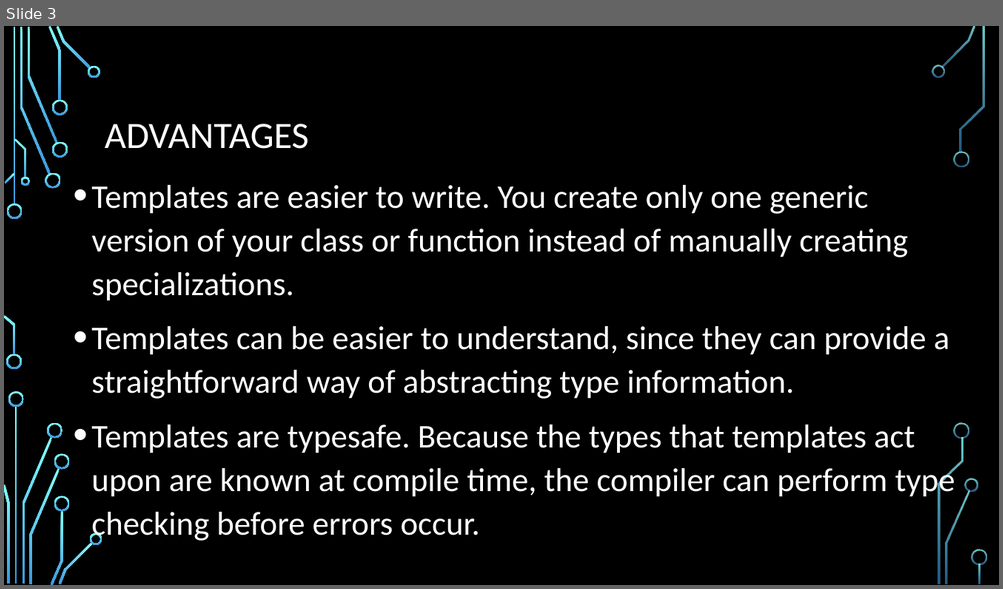
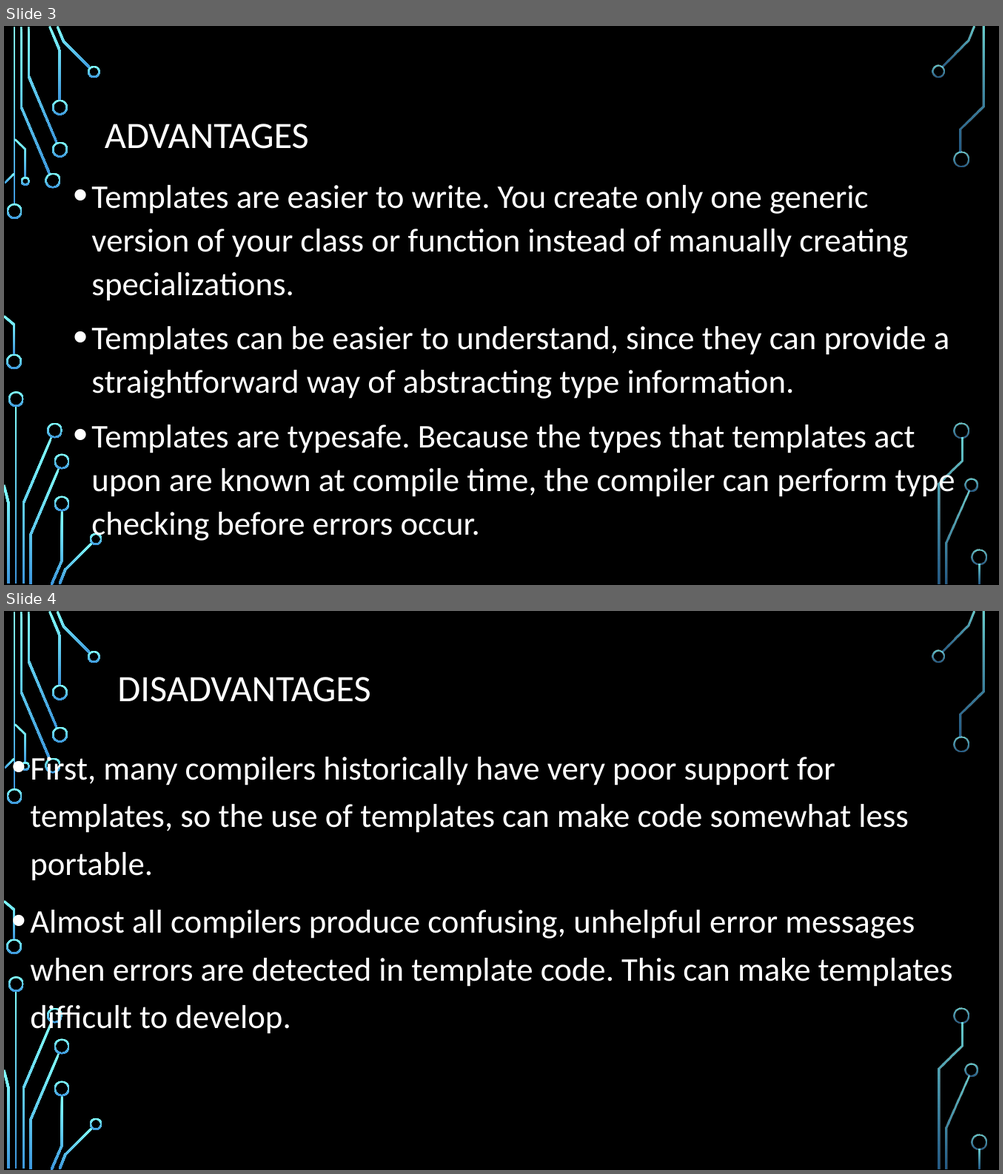
Before and after one commit to udeanmbano/ITSD212-Overloading, a slide deck: Templates.pptx. Shown one above the other, each under a label of ours: slide 3 before the commit, slides 3 and 4 after it. The pictures are 1003x589 and 1003x1174 pixels, drawn with LibreOffice and Linux fonts; fonts in the diff are those of the drawing; background and template pictures are left out. Boxes give left, top, right and bottom in pixels: in the first picture for what was removed or moved away, otherwise in the second. Text is boxed around its words. In the diff, an @@ line names an element or a change of style, - is before the commit and + after.

Commit message:
Templates
Updated Disadvantages of Templates

```diff
--- a/Templates.pptx
+++ b/Templates.pptx
@@ slide 4 added at (x1=4, y1=611, x2=999, y2=1170), background picture (left out); not listed: 36 template elements that a slide beside it also shows @@
@@ title added at (x1=117, y1=677, x2=370, y2=702), 36 pt, text #FFFFFF @@
+DISADVANTAGES
@@ text added at (x1=30, y1=752, x2=953, y2=1037), 32 pt, text #FFFFFF @@
+• First, many compilers historically have very poor support for templates, so the use of templates can make code somewhat less portable.
+• Almost all compilers produce confusing, unhelpful error messages when errors are detected in template code. This can make templates difficult to develop.
```
Also in this commit, not shown: 1 other slide added.
